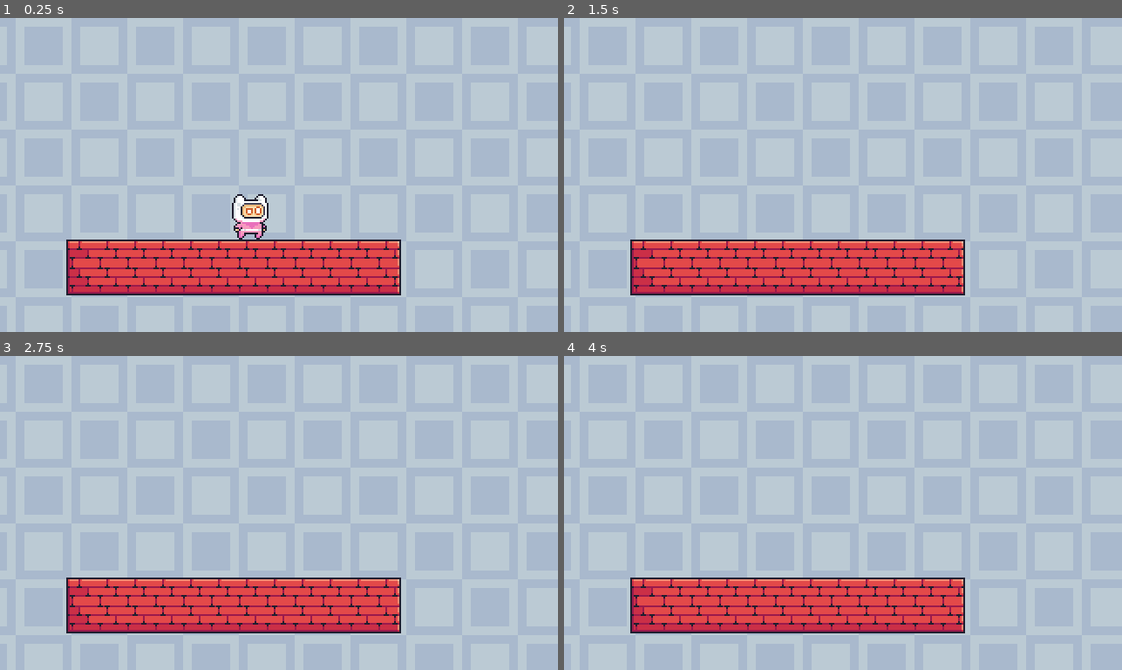
Above: before the commit, frames 1-4 (two rows, left to right).
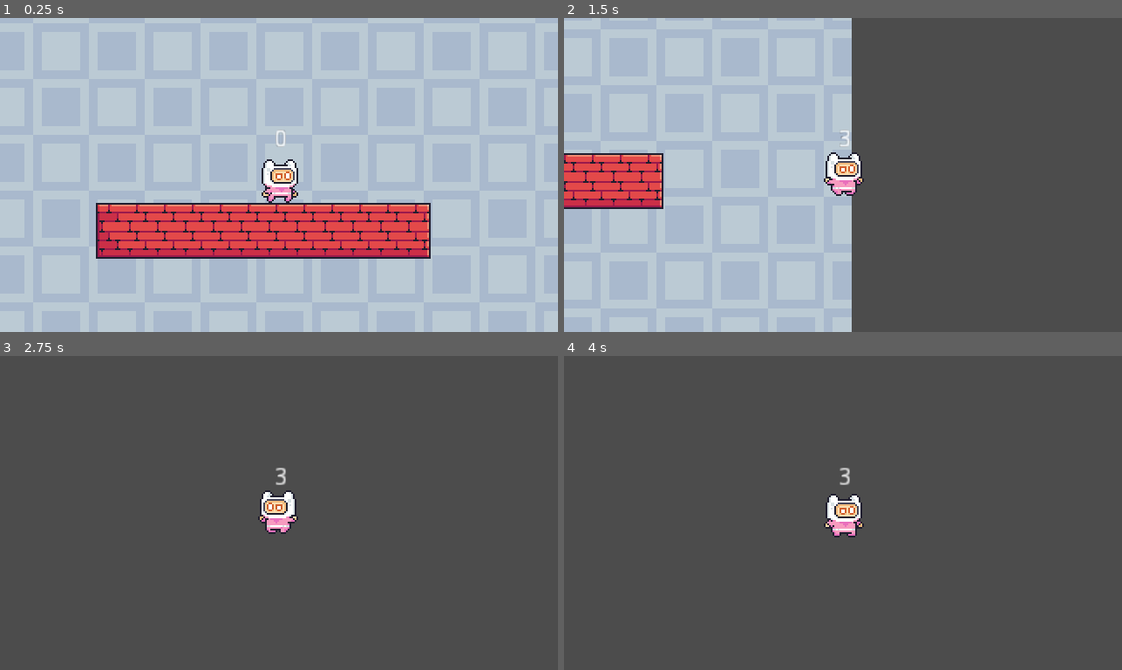
Above: after the commit, the same moments.

Repository: Sburdon/04-2D-Platformer2
Game: Godot game, scene res://Levels/Level 1.tscn
The game is run twice, just before and just after one commit, with the same random seed, the same clock (stepped at 60 frames per second) and the same inputs.
Inputs:
- Up to frame 1 (0.25 s): no input
- Up to frame 2 (1.5 s): hold D (right) from 0.53 s (still down); tap Space (jump, bound only after the commit) at 0.6, 0.77, 1.07, 1.35 s
- Up to frame 3 (2.75 s): tap Space (jump, bound only after the commit) at 1.52, 1.82, 2.1 s; release D (right) at 2.03 s; hold A (left) from 2.03 s (still down)
- Up to frame 4 (4 s): release A (left) at 2.78 s; hold D (right) from 2.78 s (still down); tap Space (jump, bound only after the commit) at 2.85, 3.02, 3.32, 3.6, 3.77 s

The runs differ from the first frame. In frame 1, 18% of the frame differs, in the area x 11-78%, y 35-89%; in frame 2, 59%; in frame 3, 100%, in the area x 0-100%, y 0-100%; in frame 4, 100%.

Commit message:
Worked on game

Diff:
--- a/Characters/Player.gd
+++ b/Characters/Player.gd
@@ -1,18 +1,63 @@
 extends KinematicBody2D
 
 export(float) var move_speed = 200
+export(float) var jump_impulse = 600
+export(int) var max_jumps = 2
+
+enum STATE {IDLE, RUN, JUMP, DOUBLE_JUMP}
+
+onready var animated_sprite = $AnimatedSprite
+onready var animation_tree = $AnimationTree
+
+signal changed_state(new_state)
 
 var velocity : Vector2
 
+var current_state = STATE.IDLE setget set_current_state
+var jumps = 0
+
 func _physics_process(delta):
 	var input = get_player_input()
+	adjust_flip_direction(input)
 
 	velocity = Vector2(
 		input.x * move_speed,
 		min(velocity.y + GameSettings.gravity, GameSettings.terminal_velocity)
 		)
 
-	move_and_slide(velocity)
+	move_and_slide(velocity, Vector2.UP)
+
+	set_anim_parameters()
+
+	pick_next_state()
+
+
+func adjust_flip_direction(input : Vector2):
+	if(sign(input.x) == 1):
+		animated_sprite.flip_h = false
+	elif(sign(input.x) == -1):
+		animated_sprite.flip_h = true
+
+func set_anim_parameters():
+	animation_tree.set("parameters/x_sign/blend_position", sign(velocity.x))
+	animation_tree.set("parameters/y_sign/blend_amount" , -sign(velocity.y))
+
+func pick_next_state():
+	if(is_on_floor()):
+		jumps = 0
+
+
+		if(Input.is_action_just_pressed("jump")):
+			self.current_state = STATE.JUMP
+		elif(abs(velocity.x) > 0):
+			self.current_state = STATE.RUN
+		else:
+			self.current_state = STATE.IDLE
+	else:
+		if(Input.is_action_just_pressed("jump") && jumps < max_jumps):
+			self.current_state = STATE.DOUBLE_JUMP
+
+
 
 
 func get_player_input():
@@ -22,3 +67,19 @@
 	input.y = Input.get_action_strength("down") - Input.get_action_strength("up")
 
 	return input
+
+func jump():
+	velocity.y = -jump_impulse
+	jumps += 1
+
+
+func set_current_state(new_state):
+	match(new_state):
+		STATE.JUMP:
+			jump()
+		STATE.DOUBLE_JUMP:
+			jump()
+			animation_tree.set("parameters/double_jump/active", true)
+
+	current_state = new_state
+	emit_signal("changed_state", new_state)
--- a/Characters/Player.tscn
+++ b/Characters/Player.tscn
@@ -8,6 +8,7 @@
 [ext_resource path="res://Assets/Pixel Adventure 1/Main Characters/Pink Man/Wall Jump (32x32).png" type="Texture" id=6]
 [ext_resource path="res://Assets/Pixel Adventure 1/Main Characters/Pink Man/Fall (32x32).png" type="Texture" id=7]
 [ext_resource path="res://Characters/Player.gd" type="Script" id=8]
+[ext_resource path="res://Characters/StateLabel.gd" type="Script" id=9]
 
 [sub_resource type="AtlasTexture" id=1]
 atlas = ExtResource( 3 )
@@ -76,6 +77,54 @@
 [sub_resource type="AtlasTexture" id=17]
 atlas = ExtResource( 1 )
 region = Rect2( 160, 0, 32, 32 )
+
+[sub_resource type="AtlasTexture" id=30]
+atlas = ExtResource( 2 )
+region = Rect2( 0, 0, 32, 32 )
+
+[sub_resource type="AtlasTexture" id=31]
+atlas = ExtResource( 2 )
+region = Rect2( 32, 0, 32, 32 )
+
+[sub_resource type="AtlasTexture" id=32]
+atlas = ExtResource( 2 )
+region = Rect2( 64, 0, 32, 32 )
+
+[sub_resource type="AtlasTexture" id=33]
+atlas = ExtResource( 2 )
+region = Rect2( 96, 0, 32, 32 )
+
+[sub_resource type="AtlasTexture" id=34]
+atlas = ExtResource( 2 )
+region = Rect2( 128, 0, 32, 32 )
+
+[sub_resource type="AtlasTexture" id=35]
+atlas = ExtResource( 2 )
+region = Rect2( 160, 0, 32, 32 )
+
+[sub_resource type="AtlasTexture" id=36]
+atlas = ExtResource( 2 )
+region = Rect2( 192, 0, 32, 32 )
+
+[sub_resource type="AtlasTexture" id=37]
+atlas = ExtResource( 2 )
+region = Rect2( 224, 0, 32, 32 )
+
+[sub_resource type="AtlasTexture" id=38]
+atlas = ExtResource( 2 )
+region = Rect2( 256, 0, 32, 32 )
+
+[sub_resource type="AtlasTexture" id=39]
+atlas = ExtResource( 2 )
+region = Rect2( 288, 0, 32, 32 )
+
+[sub_resource type="AtlasTexture" id=40]
+atlas = ExtResource( 2 )
+region = Rect2( 320, 0, 32, 32 )
+
+[sub_resource type="AtlasTexture" id=41]
+atlas = ExtResource( 2 )
+region = Rect2( 352, 0, 32, 32 )
 
 [sub_resource type="AtlasTexture" id=18]
 atlas = ExtResource( 5 )
@@ -124,54 +173,6 @@
 [sub_resource type="AtlasTexture" id=29]
 atlas = ExtResource( 6 )
 region = Rect2( 128, 0, 32, 32 )
-
-[sub_resource type="AtlasTexture" id=30]
-atlas = ExtResource( 2 )
-region = Rect2( 0, 0, 32, 32 )
-
-[sub_resource type="AtlasTexture" id=31]
-atlas = ExtResource( 2 )
-region = Rect2( 32, 0, 32, 32 )
-
-[sub_resource type="AtlasTexture" id=32]
-atlas = ExtResource( 2 )
-region = Rect2( 64, 0, 32, 32 )
-
-[sub_resource type="AtlasTexture" id=33]
-atlas = ExtResource( 2 )
-region = Rect2( 96, 0, 32, 32 )
-
-[sub_resource type="AtlasTexture" id=34]
-atlas = ExtResource( 2 )
-region = Rect2( 128, 0, 32, 32 )
-
-[sub_resource type="AtlasTexture" id=35]
-atlas = ExtResource( 2 )
-region = Rect2( 160, 0, 32, 32 )
-
-[sub_resource type="AtlasTexture" id=36]
-atlas = ExtResource( 2 )
-region = Rect2( 192, 0, 32, 32 )
-
-[sub_resource type="AtlasTexture" id=37]
-atlas = ExtResource( 2 )
-region = Rect2( 224, 0, 32, 32 )
-
-[sub_resource type="AtlasTexture" id=38]
-atlas = ExtResource( 2 )
-region = Rect2( 256, 0, 32, 32 )
-
-[sub_resource type="AtlasTexture" id=39]
-atlas = ExtResource( 2 )
-region = Rect2( 288, 0, 32, 32 )
-
-[sub_resource type="AtlasTexture" id=40]
-atlas = ExtResource( 2 )
-region = Rect2( 320, 0, 32, 32 )
-
-[sub_resource type="AtlasTexture" id=41]
-atlas = ExtResource( 2 )
-region = Rect2( 352, 0, 32, 32 )
 
 [sub_resource type="AtlasTexture" id=42]
 atlas = ExtResource( 4 )
@@ -185,8 +186,13 @@
 "speed": 20.0
 }, {
 "frames": [ SubResource( 12 ), SubResource( 13 ), SubResource( 14 ), SubResource( 15 ), SubResource( 16 ), SubResource( 17 ) ],
+"loop": false,
+"name": "double_jump",
+"speed": 20.0
+}, {
+"frames": [ SubResource( 30 ), SubResource( 31 ), SubResource( 32 ), SubResource( 33 ), SubResource( 34 ), SubResource( 35 ), SubResource( 36 ), SubResource( 37 ), SubResource( 38 ), SubResource( 39 ), SubResource( 40 ), SubResource( 41 ) ],
 "loop": true,
-"name": "double_jump",
+"name": "run",
 "speed": 20.0
 }, {
 "frames": [ SubResource( 18 ), SubResource( 19 ), SubResource( 20 ), SubResource( 21 ), SubResource( 22 ), SubResource( 23 ), SubResource( 24 ) ],
@@ -199,13 +205,8 @@
 "name": "wall_jump",
 "speed": 20.0
 }, {
-"frames": [ SubResource( 30 ), SubResource( 31 ), SubResource( 32 ), SubResource( 33 ), SubResource( 34 ), SubResource( 35 ), SubResource( 36 ), SubResource( 37 ), SubResource( 38 ), SubResource( 39 ), SubResource( 40 ), SubResource( 41 ) ],
-"loop": true,
-"name": "run",
-"speed": 20.0
-}, {
 "frames": [ ExtResource( 7 ) ],
-"loop": true,
+"loop": false,
 "name": "fall",
 "speed": 20.0
 }, {
@@ -218,15 +219,224 @@
 [sub_resource type="RectangleShape2D" id=44]
 extents = Vector2( 10.5, 13.5 )
 
+[sub_resource type="Animation" id=66]
+resource_name = "double_jump"
+length = 0.3
+tracks/0/type = "value"
+tracks/0/path = NodePath("AnimatedSprite:animation")
+tracks/0/interp = 1
+tracks/0/loop_wrap = true
+tracks/0/imported = false
+tracks/0/enabled = true
+tracks/0/keys = {
+"times": PoolRealArray( 0 ),
+"transitions": PoolRealArray( 1 ),
+"update": 1,
+"values": [ "idle" ]
+}
+tracks/1/type = "value"
+tracks/1/path = NodePath("AnimationTree:parameters/double_jump/active")
+tracks/1/interp = 1
+tracks/1/loop_wrap = true
+tracks/1/imported = false
+tracks/1/enabled = true
+tracks/1/keys = {
+"times": PoolRealArray( 0.3 ),
+"transitions": PoolRealArray( 1 ),
+"update": 1,
+"values": [ false ]
+}
+tracks/2/type = "value"
+tracks/2/path = NodePath("AnimatedSprite:animation")
+tracks/2/interp = 1
+tracks/2/loop_wrap = true
+tracks/2/imported = false
+tracks/2/enabled = false
+tracks/2/keys = {
+"times": PoolRealArray(  ),
+"transitions": PoolRealArray(  ),
+"update": 1,
+"values": [  ]
+}
+
+[sub_resource type="Animation" id=46]
+resource_name = "fall"
+length = 0.05
+loop = true
+tracks/0/type = "value"
+tracks/0/path = NodePath("AnimatedSprite:animation")
+tracks/0/interp = 1
+tracks/0/loop_wrap = true
+tracks/0/imported = false
+tracks/0/enabled = true
+tracks/0/keys = {
+"times": PoolRealArray( 0 ),
+"transitions": PoolRealArray( 1 ),
+"update": 1,
+"values": [ "fall" ]
+}
+
+[sub_resource type="Animation" id=45]
+resource_name = "hit"
+length = 0.05
+loop = true
+tracks/0/type = "value"
+tracks/0/path = NodePath("AnimatedSprite:animation")
+tracks/0/interp = 1
+tracks/0/loop_wrap = true
+tracks/0/imported = false
+tracks/0/enabled = true
+tracks/0/keys = {
+"times": PoolRealArray( 0 ),
+"transitions": PoolRealArray( 1 ),
+"update": 1,
+"values": [ "hit" ]
+}
+
+[sub_resource type="Animation" id=57]
+resource_name = "idle"
+length = 0.05
+loop = true
+tracks/0/type = "value"
+tracks/0/path = NodePath("AnimatedSprite:animation")
+tracks/0/interp = 1
+tracks/0/loop_wrap = true
+tracks/0/imported = false
+tracks/0/enabled = true
+tracks/0/keys = {
+"times": PoolRealArray( 0 ),
+"transitions": PoolRealArray( 1 ),
+"update": 1,
+"values": [ "idle" ]
+}
+
+[sub_resource type="Animation" id=47]
+resource_name = "jump"
+length = 0.05
+loop = true
+tracks/0/type = "value"
+tracks/0/path = NodePath("AnimatedSprite:animation")
+tracks/0/interp = 1
+tracks/0/loop_wrap = true
+tracks/0/imported = false
+tracks/0/enabled = true
+tracks/0/keys = {
+"times": PoolRealArray( 0 ),
+"transitions": PoolRealArray( 1 ),
+"update": 1,
+"values": [ "jump" ]
+}
+
+[sub_resource type="Animation" id=48]
+resource_name = "run"
+length = 0.05
+loop = true
+tracks/0/type = "value"
+tracks/0/path = NodePath("AnimatedSprite:animation")
+tracks/0/interp = 1
+tracks/0/loop_wrap = true
+tracks/0/imported = false
+tracks/0/enabled = true
+tracks/0/keys = {
+"times": PoolRealArray( 0 ),
+"transitions": PoolRealArray( 1 ),
+"update": 1,
+"values": [ "run" ]
+}
+
+[sub_resource type="AnimationNodeAnimation" id=58]
+animation = "jump"
+
+[sub_resource type="AnimationNodeAnimation" id=67]
+animation = "double_jump"
+
+[sub_resource type="AnimationNodeAnimation" id=59]
+animation = "fall"
+
+[sub_resource type="AnimationNodeOneShot" id=68]
+fadein_time = 0.0
+fadeout_time = 0.0
+
+[sub_resource type="AnimationNodeAnimation" id=60]
+animation = "idle"
+
+[sub_resource type="AnimationNodeAnimation" id=61]
+animation = "run"
+
+[sub_resource type="AnimationNodeAnimation" id=62]
+animation = "run"
+
+[sub_resource type="AnimationNodeAnimation" id=63]
+animation = "run"
+
+[sub_resource type="AnimationNodeBlendSpace1D" id=64]
+blend_point_0/node = SubResource( 60 )
+blend_point_0/pos = 0.0
+blend_point_1/node = SubResource( 61 )
+blend_point_1/pos = -1.2
+blend_point_2/node = SubResource( 62 )
+blend_point_2/pos = 1.0
+blend_point_3/node = SubResource( 63 )
+blend_point_3/pos = -1.0
+
+[sub_resource type="AnimationNodeBlend2" id=65]
+
+[sub_resource type="AnimationNodeBlendTree" id=53]
+graph_offset = Vector2( -500.278, 249.903 )
+nodes/Animation/node = SubResource( 59 )
+nodes/Animation/position = Vector2( -140, 500 )
+"nodes/Animation 2/node" = SubResource( 58 )
+"nodes/Animation 2/position" = Vector2( -100, 260 )
+"nodes/Animation 3/node" = SubResource( 67 )
+"nodes/Animation 3/position" = Vector2( 260, 520 )
+nodes/double_jump/node = SubResource( 68 )
+nodes/double_jump/position = Vector2( 480, 400 )
+nodes/output/position = Vector2( 700, 320 )
+nodes/x_sign/node = SubResource( 64 )
+nodes/x_sign/position = Vector2( -160, 380 )
+nodes/y_sign/node = SubResource( 65 )
+nodes/y_sign/position = Vector2( 140, 300 )
+node_connections = [ "output", 0, "double_jump", "double_jump", 0, "y_sign", "double_jump", 1, "Animation 3", "y_sign", 0, "x_sign", "y_sign", 1, "Animation 2" ]
+
 [node name="Player" type="KinematicBody2D"]
 script = ExtResource( 8 )
 
 [node name="AnimatedSprite" type="AnimatedSprite" parent="."]
 frames = SubResource( 43 )
 animation = "idle"
-frame = 9
+frame = 7
 playing = true
 
 [node name="CollisionShape2D" type="CollisionShape2D" parent="."]
 position = Vector2( 0.5, 2.5 )
 shape = SubResource( 44 )
+
+[node name="AnimationPlayer" type="AnimationPlayer" parent="."]
+anims/double_jump = SubResource( 66 )
+anims/fall = SubResource( 46 )
+anims/hit = SubResource( 45 )
+anims/idle = SubResource( 57 )
+anims/jump = SubResource( 47 )
+anims/run = SubResource( 48 )
+
+[node name="AnimationTree" type="AnimationTree" parent="."]
+tree_root = SubResource( 53 )
+anim_player = NodePath("../AnimationPlayer")
+active = true
+parameters/double_jump/active = false
+parameters/x_sign/blend_position = 0
+parameters/y_sign/blend_amount = 0.0
+
+[node name="StateLabel" type="Label" parent="."]
+margin_left = -19.0
+margin_top = -27.0
+margin_right = 21.0
+margin_bottom = -13.0
+text = "none"
+align = 1
+script = ExtResource( 9 )
+__meta__ = {
+"_edit_use_anchors_": false
+}
+
+[connection signal="changed_state" from="." to="StateLabel" method="_on_Player_changed_state"]
--- /dev/null
+++ b/Characters/StateLabel.gd
@@ -0,0 +1,20 @@
+extends Label
+
+
+# Declare member variables here. Examples:
+# var a = 2
+# var b = "text"
+
+
+# Called when the node enters the scene tree for the first time.
+func _ready():
+	pass # Replace with function body.
+
+
+# Called every frame. 'delta' is the elapsed time since the previous frame.
+#func _process(delta):
+#	pass
+
+
+func _on_Player_changed_state(new_state):
+	self.text = str(new_state)
--- a/Levels/Level 1.tscn
+++ b/Levels/Level 1.tscn
@@ -7,7 +7,7 @@
 [node name="Level 1" type="Node2D"]
 
 [node name="Background" type="Sprite" parent="."]
-position = Vector2( 155, 105 )
+position = Vector2( 148, 97 )
 texture = ExtResource( 1 )
 region_enabled = true
 region_rect = Rect2( 0, 0, 400, 400 )
@@ -21,6 +21,9 @@
 [node name="Player" parent="TileMap" instance=ExtResource( 3 )]
 position = Vector2( 153, 55 )
 
+[node name="RemoteTransform2D" type="RemoteTransform2D" parent="TileMap/Player"]
+remote_path = NodePath("../../../Camera2D")
+
 [node name="Camera2D" type="Camera2D" parent="."]
-position = Vector2( 170, 59 )
+position = Vector2( 153, 55 )
 current = true
--- a/project.godot
+++ b/project.godot
@@ -76,6 +76,11 @@
 "events": [ Object(InputEventKey,"resource_local_to_scene":false,"resource_name":"","device":0,"alt":false,"shift":false,"control":false,"meta":false,"command":false,"pressed":false,"scancode":83,"physical_scancode":0,"unicode":0,"echo":false,"script":null)
  ]
 }
+jump={
+"deadzone": 0.5,
+"events": [ Object(InputEventKey,"resource_local_to_scene":false,"resource_name":"","device":0,"alt":false,"shift":false,"control":false,"meta":false,"command":false,"pressed":false,"scancode":32,"physical_scancode":0,"unicode":0,"echo":false,"script":null)
+ ]
+}
 
 [physics]
 
Not shown: 1 places in Characters/Player.tscn that only renumber resources
